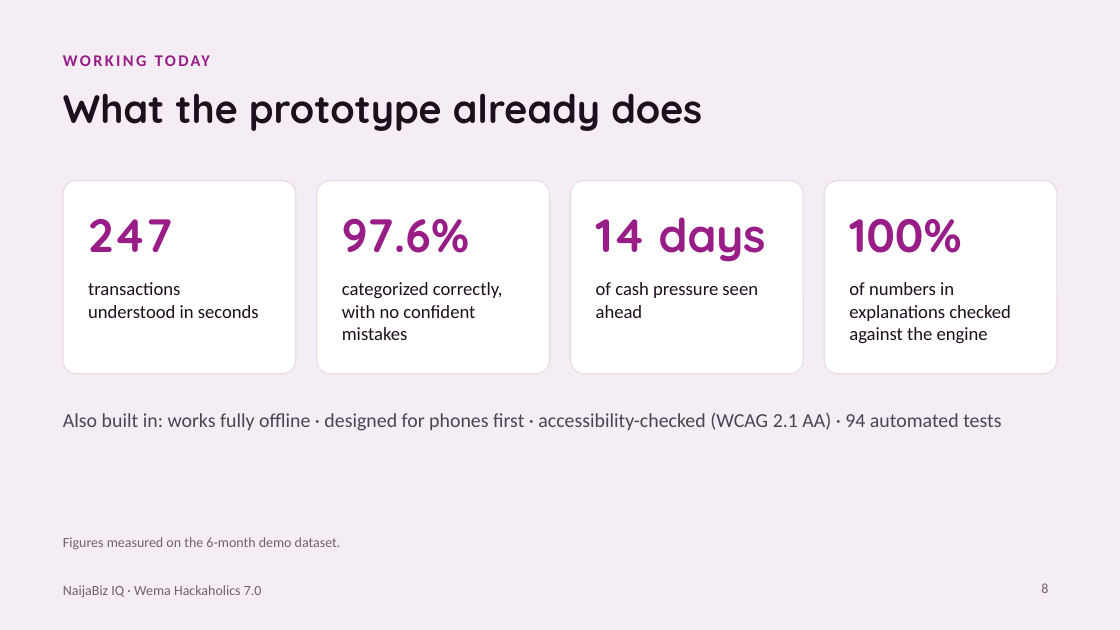
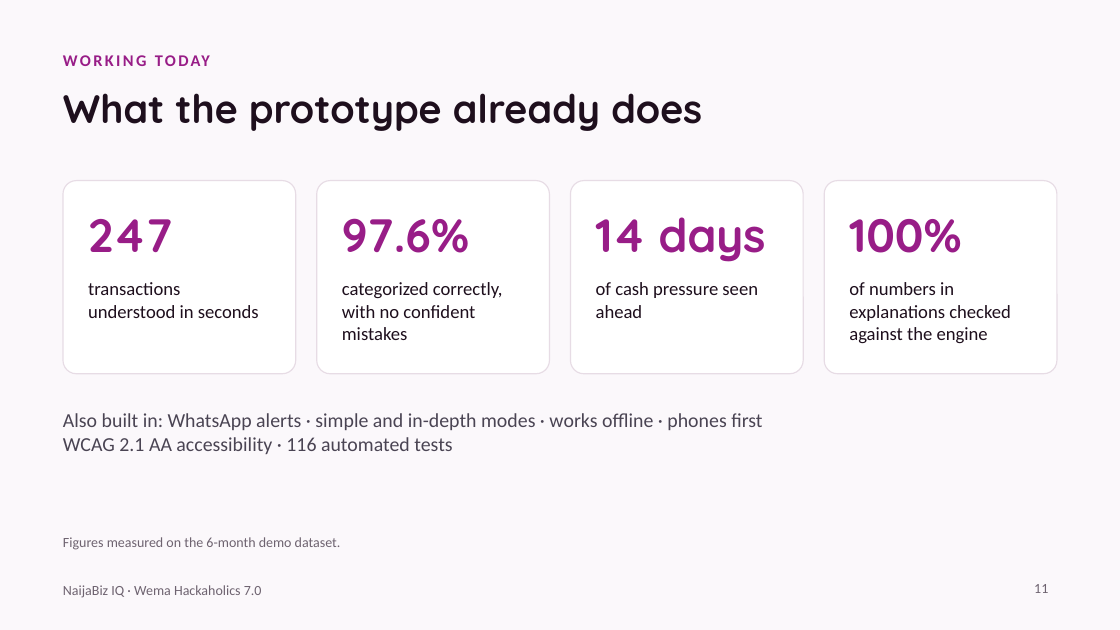
Before and after one commit to vinval-291/naijabiz-iq, a slide deck: slide 11 of pitch/NaijaBiz_IQ_Pitch.pptx (slide 8 before the commit). Drawn at 1120x630 pixels with LibreOffice and Linux fonts; fonts in the diff are those of the drawing. Boxes give left, top, right and bottom in pixels: in the first picture for what was removed or moved away, otherwise in the second. Text is boxed around its words. In the diff, an @@ line names an element or a change of style, - is before the commit and + after.

```diff
--- a/pitch/NaijaBiz_IQ_Pitch.pptx
+++ b/pitch/NaijaBiz_IQ_Pitch.pptx
@@ background #F4EDF3 to #FBF8FB @@
@@ text at (63, 413, 762, 454): text changed @@
-Also built in: works fully offline · designed for phones first · accessibility-checked (WCAG 2.1 AA) · 94 automated tests
+Also built in: WhatsApp alerts · simple and in-depth modes · works offline · phones first
+WCAG 2.1 AA accessibility · 116 automated tests
@@ page number at (1034, 584, 1048, 593): text changed @@
-8
+11
```
Also in this commit, not shown: 3 other slides changed, 3 slides added.
